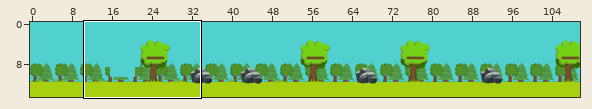
Two versions of a level (Tiled map, assets/tmx/level_flat4.tmx). Above, an overview of the earlier version with the close-up marked.
Close-up. Old version:
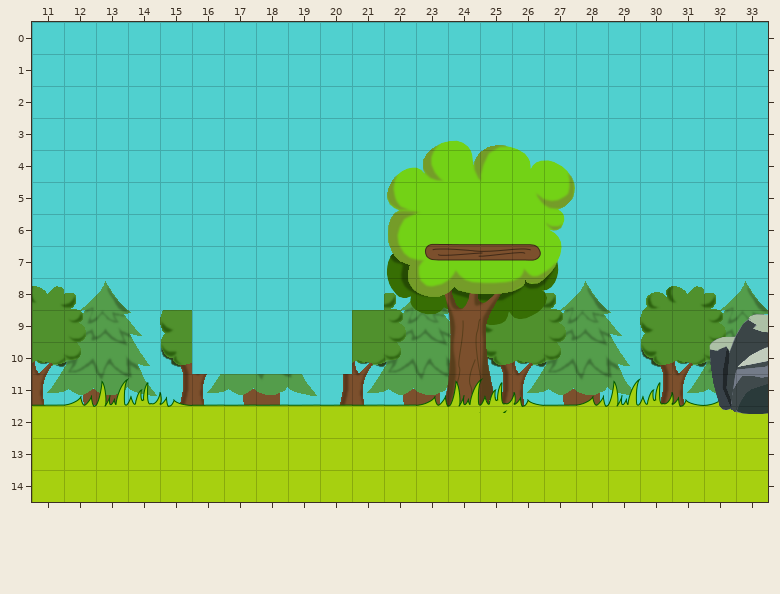
Cells are 32x32 px. Shown: x 11..33, y 0..14.
The same view after the edit:
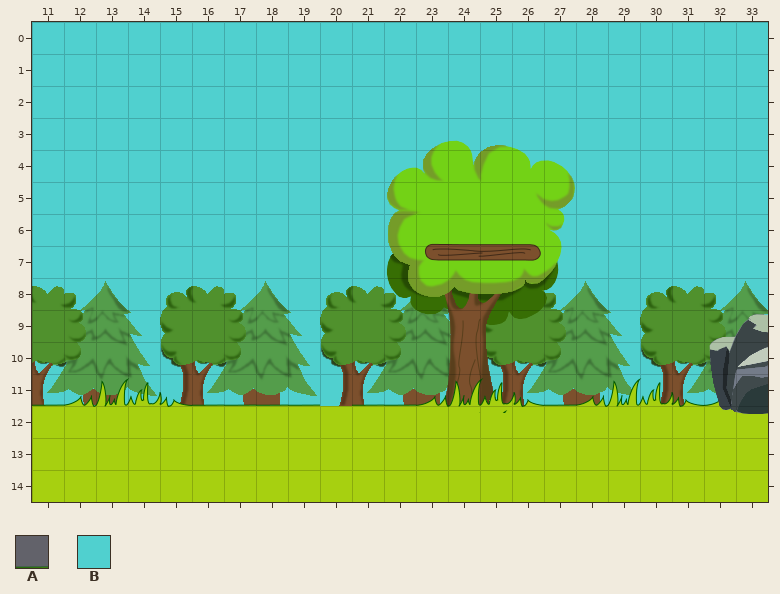
Key: from "forest_tileset": A 34, B 37.
_ is an empty cell.
What changed:
Layer "ground":
The edit erases tile A in row 11 at x 20.
The edit erases tile B in row 8 at x 15 to 18 and 20 to 21; in rows 9 to 10 at x 16 to 20.
Boxes around the changes in both close-ups, in picture pixels (x1, y1, x2, y2):
removed: (164, 281, 384, 406)
